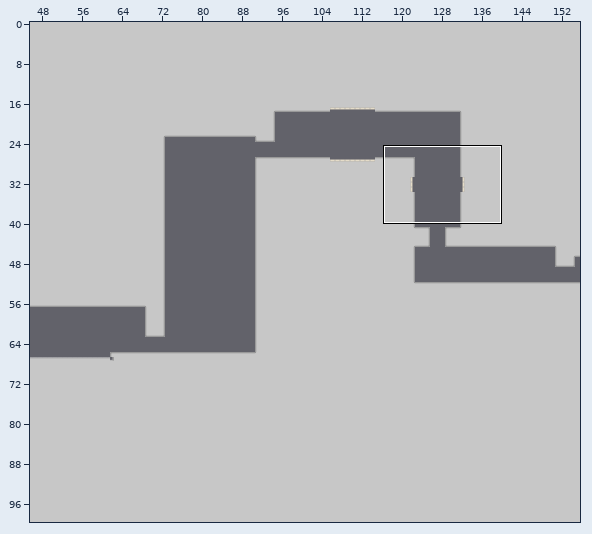
One commit to this Tiled map: Assets/Levels/alpha_demo.tmx. Above, an overview of the earlier version with the close-up marked.
Close-up. As it was:
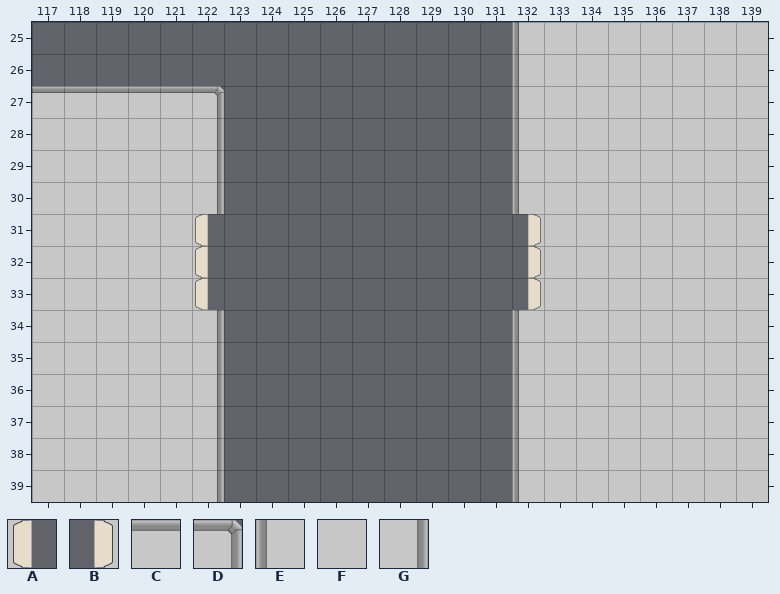
Cells are 96x96 px. Shown: x 117..139, y 25..39. The commit also changed other parts of the map, which this record leaves out. Tiles whose own drawing changed are shown in their newer look in all pictures.
Key: from "spacestation_trap": A 17, B 19; from "spacestation_wall": C 1, D 2, E 5, F 6, G 7.
_ is an empty cell.
Layer "Tile Layer 1" before, first column x 117:
25 _______________EFFFFFFF
26 _______________EFFFFFFF
27 CCCCCD_________EFFFFFFF
28 FFFFFG_________EFFFFFFF
29 FFFFFG_________EFFFFFFF
30 FFFFFG_________EFFFFFFF
31 FFFFFA_________BFFFFFFF
32 FFFFFA_________BFFFFFFF
33 FFFFFA_________BFFFFFFF
34 FFFFFG_________EFFFFFFF
35 FFFFFG_________EFFFFFFF
36 FFFFFG_________EFFFFFFF
37 FFFFFG_________EFFFFFFF
38 FFFFFG_________EFFFFFFF
39 FFFFFG_________EFFFFFFF
Now the later version:
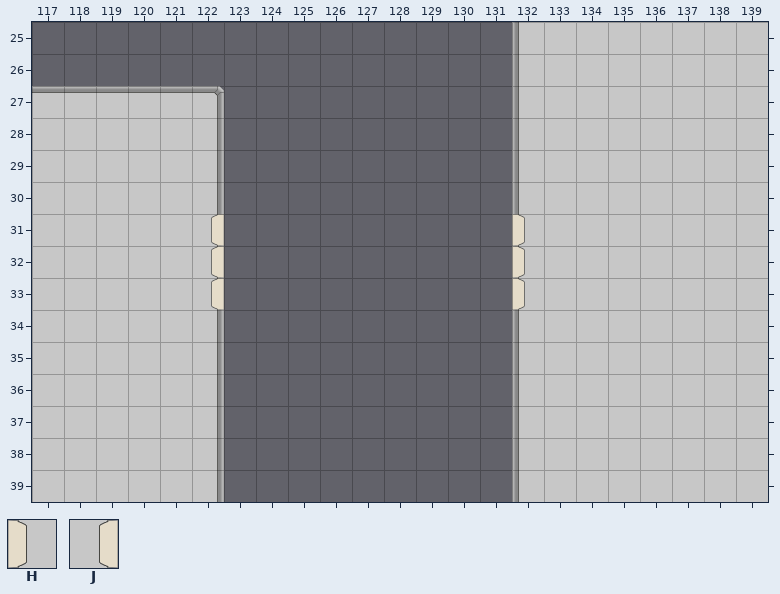
Further tiles: from "spacestation_trap": H 4, J 10.
Diff:
Layer "Tile Layer 1":
y 31..33: x 122 A -> J; x 132 B -> H
Where, in picture pixels (left, top, right, bottom), the same in both close-ups:
changed: (195, 214, 224, 310)
changed: (512, 214, 541, 310)
